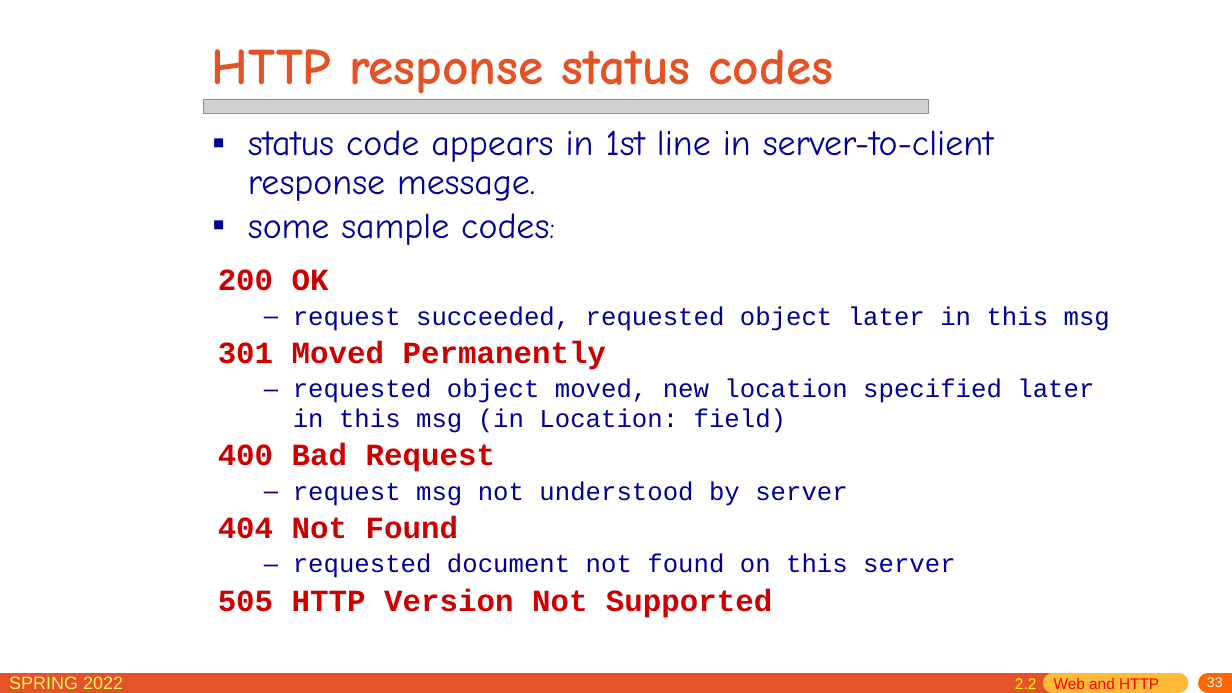
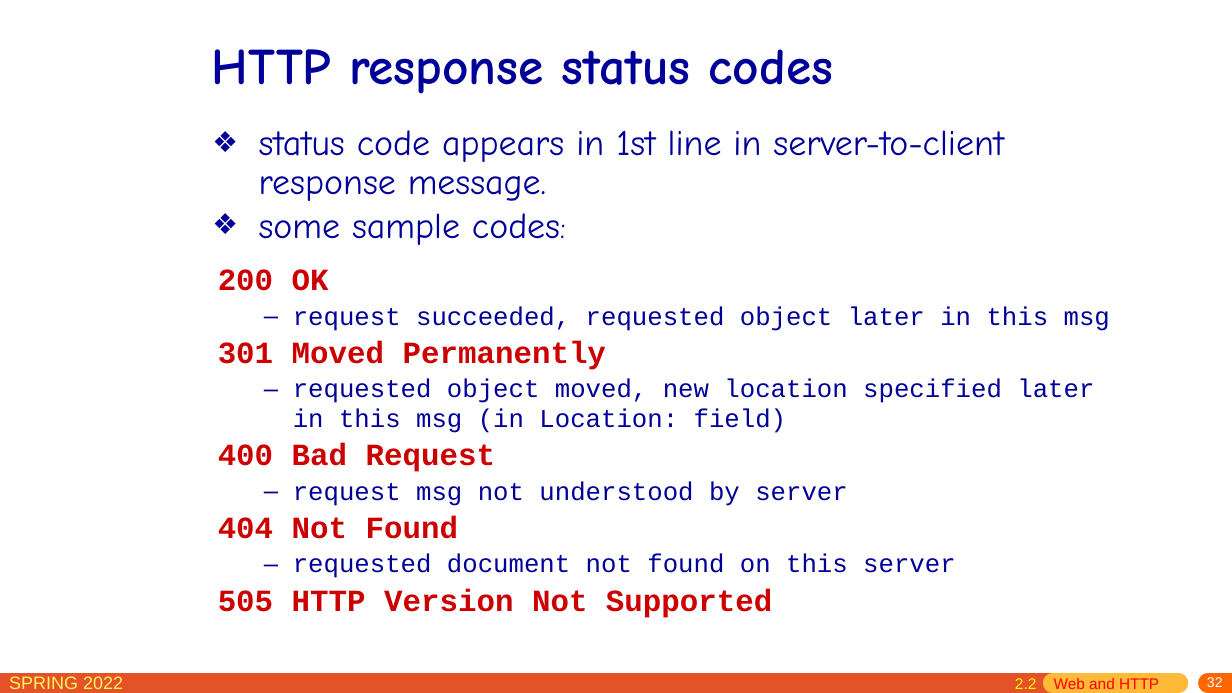
Before and after one commit to network-whu/slides, a slide deck: slide 32 of pptx/chapter2.pptx (slide 33 before the commit). Drawn at 1232x693 pixels with LibreOffice and Linux fonts; fonts in the diff are those of the drawing; grey boxes stand for pictures. Boxes give left, top, right and bottom in pixels: in the first picture for what was removed or moved away, otherwise in the second. Text is boxed around its words. In the diff, an @@ line names an element or a change of style, - is before the commit and + after.

```diff
--- a/pptx/chapter2.pptx
+++ b/pptx/chapter2.pptx
@@ title "HTTP response status codes" at box(212, 49, 833, 94): text colour #E45327 to #000099 @@
@@ picture removed at box(203, 100, 929, 114) @@
@@ text "status code appears in 1st ..." at box(259, 130, 1004, 245): bullet ▪ to ❖ @@
@@ page number at box(1207, 677, 1223, 687): text changed @@
-33
+32
```
Also in this commit, not shown: 107 other slides changed, 1 slide removed.
